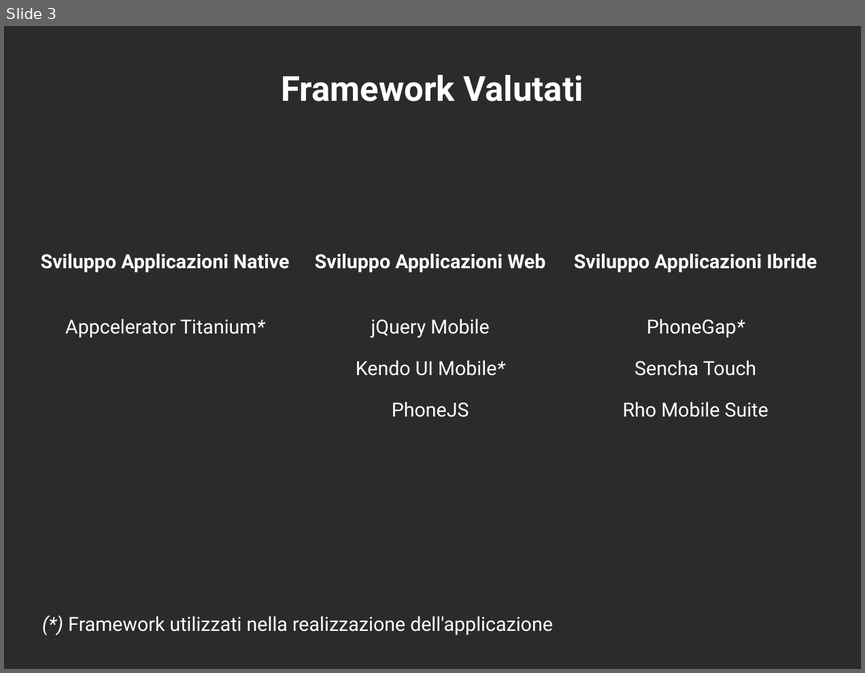
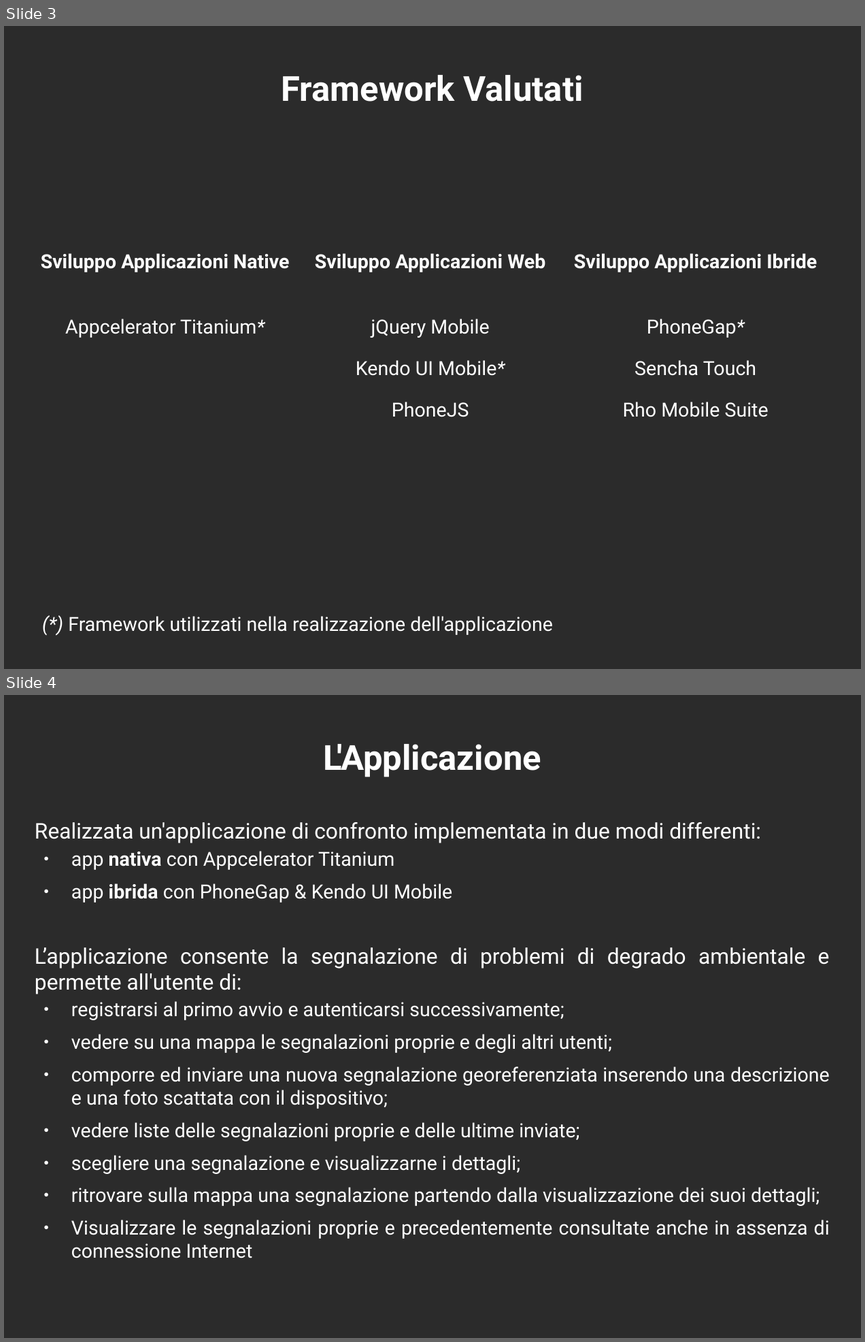
Before and after one commit to mircobe87/tesi-crossplatform, a slide deck: presentazione/presentazione.odp. Shown one above the other, each under a label of ours: slide 3 before the commit, slides 3 and 4 after it. The pictures are 865x673 and 865x1342 pixels, drawn with LibreOffice and Linux fonts; fonts in the diff are those of the drawing; background and template pictures are left out; a plain dark background stands for a picture behind light text. Boxes give left, top, right and bottom in pixels: in the first picture for what was removed or moved away, otherwise in the second. Text is boxed around its words. In the diff, an @@ line names an element or a change of style, - is before the commit and + after.

Commit message:
aggiunta slide applicazione 1

```diff
--- a/presentazione/presentazione.odp
+++ b/presentazione/presentazione.odp
@@ slide 4 added at (4,695,861,1338), background picture (left out) @@
@@ title added at (323,744,541,777), 32 pt, text #FFFFFF, bold @@
+L'Applicazione
@@ text added at (35,822,830,1258), 18 pt, text #FFFFFF @@
+Realizzata un'applicazione di confronto implementata in due modi differenti:
+● app nativa con Appcelerator Titanium
+● app ibrida con PhoneGap & Kendo UI Mobile
+L’applicazione consente la segnalazione di problemi di degrado ambientale e permette all'utente di:
+● registrarsi al primo avvio e autenticarsi successivamente;
+● vedere su una mappa le segnalazioni proprie e degli altri utenti;
+● comporre ed inviare una nuova segnalazione georeferenziata inserendo una descrizione e una foto scattata con il dispositivo;
+● vedere liste delle segnalazioni proprie e delle ultime inviate;
+● scegliere una segnalazione e visualizzarne i dettagli;
+● ritrovare sulla mappa una segnalazione partendo dalla visualizzazione dei suoi dettagli;
+● Visualizzare le segnalazioni proprie e precedentemente consultate anche in assenza di connessione Internet
```
